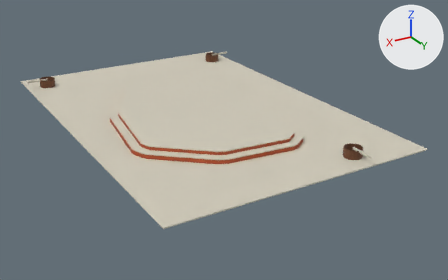
A saved change to the glTF model assets/models/AST-AQU-012.glb.
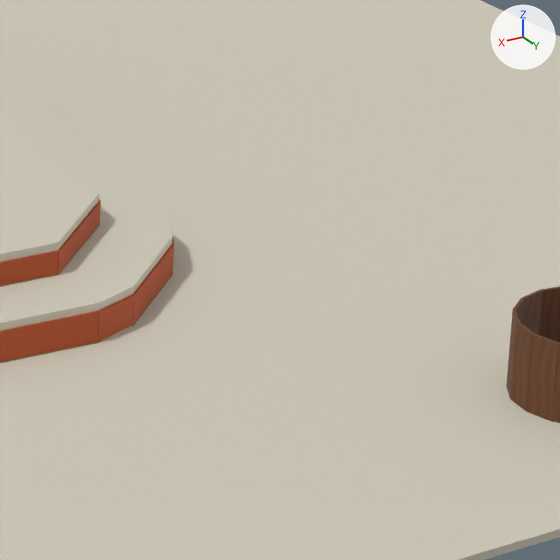
Each version appears first whole from a 50 mm camera at (73.4, 60.1, 46.4) aimed at (19.8, -29.3, 1.7), and next in a close-up on the part from 63% to 78% of the width and 39% to 63% of the height. The axes (+X, +Y, +Z) are drawn at upper right. The lights are the same throughout. The first two pictures are the older version. Vertices at exactly the same position are counted once.

Script lines for the objects in view, before the commit:
```python
me_aqu_bearingcoffer_0_0 = bpy.data.meshes.new('AQU_BearingCoffer_0_0')
me_aqu_bearingcoffer_0_0.from_pydata(...)  # 384 vertices, 576 faces; spans x 2.5..43.5, y -63.5..-2.5, z 6.4..8.1
me_aqu_bearingcoffer_0_0.materials.append(mat_warm_walnut)  # picture img_warm_walnut
me_aqu_highcentralfield = bpy.data.meshes.new('AQU_HighCentralField')
me_aqu_highcentralfield.from_pydata(...)  # 320 vertices, 636 faces; spans x 0.0..46.0, y -68.0..0.0, z 6.4..8.1
me_aqu_highcentralfield.materials.append(mat_ivory_enamel)  # picture img_ivory_enamel
me_aqu_innerterracottareveal_0 = bpy.data.meshes.new('AQU_InnerTerracottaReveal_0')
me_aqu_innerterracottareveal_0.from_pydata(...)  # 384 vertices, 576 faces; spans x 11.5..40.5, y -53.5..-10.5, z 6.6..7.8
me_aqu_innerterracottareveal_0.materials.append(mat_aquaticterracottaenamel)  # picture img_retail_terracotta_enamel
# before: 353 (15.2, -12.4, 6.6), 354 (15.1, -12.3, 6.6) at pixel (172, 274), 357 (15.2, -12.4, 7.2), 358 (15.1, -12.3, 7.2) at pixel (174, 244), 360 (15.2, -12.4, 6.6)
# before: 363 (15.1, -12.3, 6.6) at pixel (172, 274), 364 (15.2, -12.4, 7.2), 367 (15.1, -12.3, 7.2) at pixel (174, 243)
ob_aqu_ceiling_ivory_enamel = bpy.data.objects.new('AQU_Ceiling_ivory_enamel', me_aqu_highcentralfield)
ob_aqu_ceiling_ivory_enamel.location = (0.0, 0.0, 0.0)
ob_aqu_ceiling_terracotta = bpy.data.objects.new('AQU_Ceiling_terracotta', me_aqu_innerterracottareveal_0)
ob_aqu_ceiling_terracotta.location = (0.0, 0.0, 0.0)
ob_aqu_ceiling_warm_walnut = bpy.data.objects.new('AQU_Ceiling_warm_walnut', me_aqu_bearingcoffer_0_0)
ob_aqu_ceiling_warm_walnut.location = (0.0, 0.0, 0.0)
```
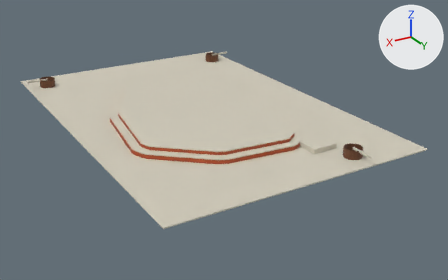
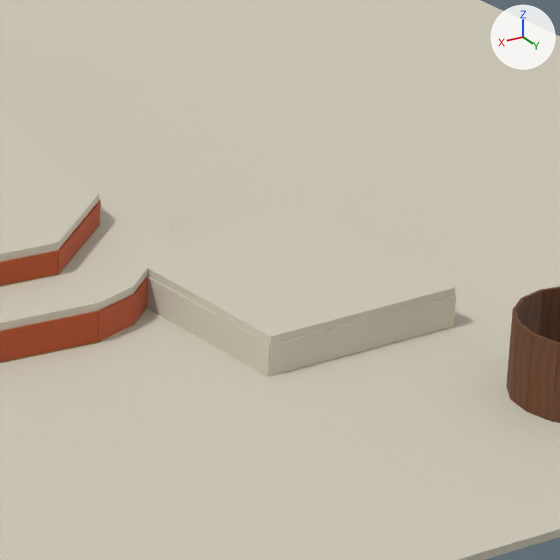
Changed parts and their boxes (x1, y1, x2, y2) in the close-ups (560 x 560 px; the box of a moved part takes in the faces that stretch with it):
part 1 of me_aqu_highcentralfield, added
    after: (147, 276, 271, 376)
part 2 of me_aqu_highcentralfield, added
    after: (269, 295, 456, 377)
part 3 of me_aqu_highcentralfield, added
    after: (0, 100, 560, 438)
part 4 of me_aqu_innerterracottareveal_0, moved or reshaped
    before: (133, 225, 174, 324)
    after: (133, 225, 173, 324)

The change in detail:
me_aqu_highcentralfield is used by ob_aqu_ceiling_ivory_enamel; location (0.0, 0.0, 0.0).
me_aqu_highcentralfield had 320 vertices, 636 faces and spanned x 0.0..46.0, y -68.0..0.0, z 6.4..8.1.
me_aqu_highcentralfield now has 370 vertices, 720 faces and spans x 0.0..46.0, y -68.0..0.0, z 6.4..8.1.
me_aqu_highcentralfield part 1: a new loose piece, a box spanning x 16.49..16.55, y -12.36..-7.64, z 6.4..7.2, in mat_ivory_enamel (picture img_ivory_enamel).
me_aqu_highcentralfield part 2: a new loose piece, a box spanning x 12.12..16.52, y -7.67..-7.61, z 6.4..7.2, in mat_ivory_enamel (picture img_ivory_enamel).
me_aqu_highcentralfield part 3: 18 vertices added at x 12.1..16.5, y -12.4..-7.6, z 6.4..7.4.
Other edits to the shape of me_aqu_highcentralfield do not show in these pictures.
me_aqu_innerterracottareveal_0 has 384 vertices, 576 faces and spans x 11.5..40.5, y -53.5..-10.5, z 6.6..7.8.
me_aqu_innerterracottareveal_0 is used by ob_aqu_ceiling_terracotta; location (0.0, 0.0, 0.0).
Part 4, on me_aqu_innerterracottareveal_0:
Vertices 360, 363, 364, 367 of me_aqu_innerterracottareveal_0 move by (0.0, -0.1, 0.0).
Vertices 353, 354, 357, 358 of me_aqu_innerterracottareveal_0 move by (1.4, 1.0, 0.0).
